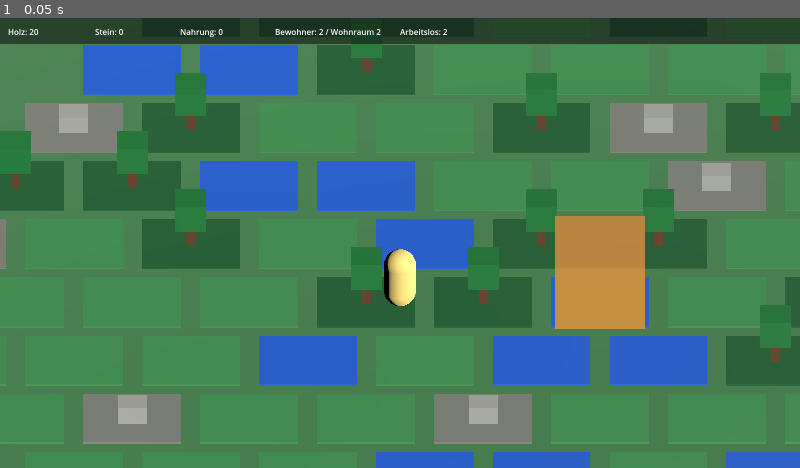
Above: before the commit, frame 1.
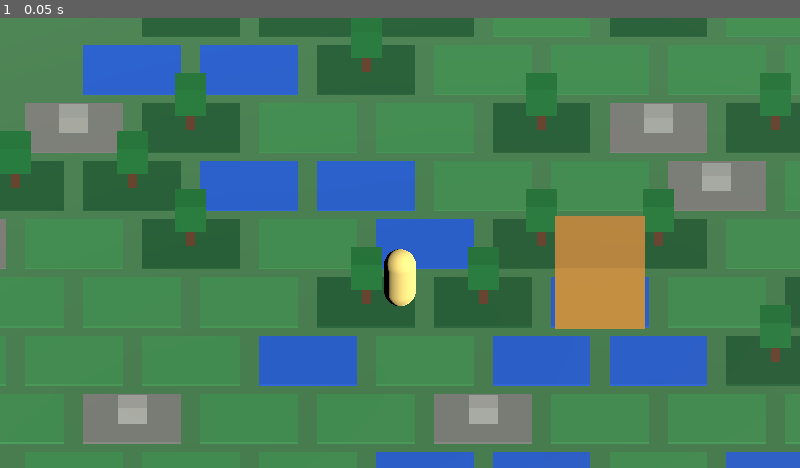
Above: after the commit, the same moment.

Repository: Ranu4922/CodexGame
Game: Godot game, scene res://scenes/Main.tscn
Same seed, same stepped clock (60 frames per second), same inputs: the game is played once before the commit and once after it.
Inputs:
- Up to frame 1 (0.05 s): no input

The runs differ from the first frame. In frame 1, 5.8% of the frame differs, in the area x 0-100%, y 0-6%.

Commit message:
Reset settlement UI when returning to PlayerWorld

Diff:
--- a/scripts/building_upgrade_controller.gd
+++ b/scripts/building_upgrade_controller.gd
@@ -141,6 +141,11 @@
 	upgrade_button.visible = false
 
 
+func reset_upgrade_ui() -> void:
+	selected_tile = null
+	upgrade_button.visible = false
+
+
 func _on_upgrade_button_pressed() -> void:
 	if selected_tile == null:
 		return
--- a/scripts/game_world.gd
+++ b/scripts/game_world.gd
@@ -21,6 +21,7 @@
 @onready var unemployed_label: Label = $CanvasLayer/UnemployedLabel
 @onready var selected_building_label: Label = $CanvasLayer/SelectedBuildingLabel
 @onready var message_label: Label = $CanvasLayer/MessageLabel
+@onready var management_canvas_layer: CanvasLayer = $CanvasLayer
 @onready var top_hud_panel: Panel = $CanvasLayer/TopHudPanel
 @onready var settlement_window: PanelContainer = $CanvasLayer/SettlementWindow
 @onready var settlement_title_label: Label = $CanvasLayer/SettlementWindow/VBoxContainer/TitleLabel
@@ -142,7 +143,29 @@
 			get_viewport().set_input_as_handled()
 
 
+func reset_settlement_ui_state() -> void:
+	settlement_window.visible = false
+	build_menu.visible = false
+	build_mode_label.visible = false
+	selected_building_label.visible = false
+	message_version += 1
+	message_label.text = ""
+	hex_grid.set("build_mode", false)
+	hex_grid.emit_signal("build_mode_changed", false)
+	hex_grid.call("clear_selected_building")
+	hex_grid.call("_clear_selection")
+	hex_grid.set("show_influence_area", false)
+	hex_grid.call("_set_influence_markers_visible", false)
+	_on_selection_cleared()
+	_hide_building_detail_panel()
+	var upgrade_controller: Node = get_node_or_null("BuildingUpgradeController")
+	if upgrade_controller != null and upgrade_controller.has_method("reset_upgrade_ui"):
+		upgrade_controller.call("reset_upgrade_ui")
+	management_canvas_layer.visible = false
+
+
 func activate_management_view() -> void:
+	management_canvas_layer.visible = true
 	management_camera.current = true
 	sync_world_data()
 
--- a/scripts/main.gd
+++ b/scripts/main.gd
@@ -15,6 +15,7 @@
 	print("Hex Survival MVP gestartet")
 	player_world.call("set_world_data", world_data)
 	settlement_management_view.call("set_world_data", world_data)
+	settlement_management_view.call("reset_settlement_ui_state")
 	player_world.call("refresh_world_visuals")
 	player_world.call("set_active", true)
 	settlement_management_view.visible = false
@@ -32,6 +33,7 @@
 
 
 func _open_player_world() -> void:
+	settlement_management_view.call("reset_settlement_ui_state")
 	settlement_management_view.call("sync_world_data")
 	player_world.call("refresh_world_visuals")
 	settlement_management_view.visible = false
